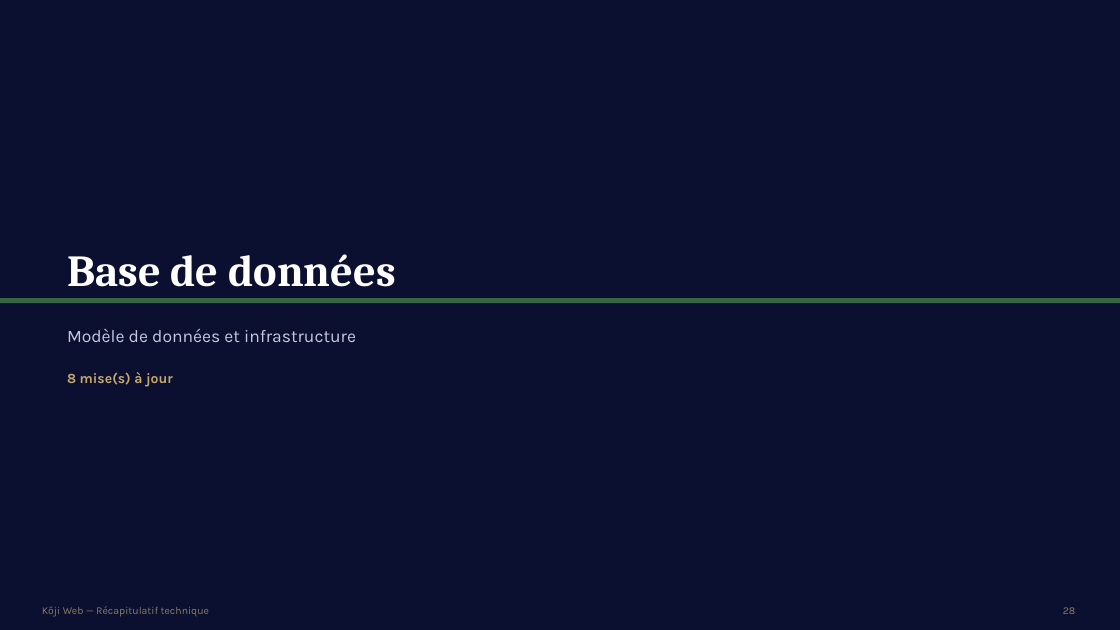
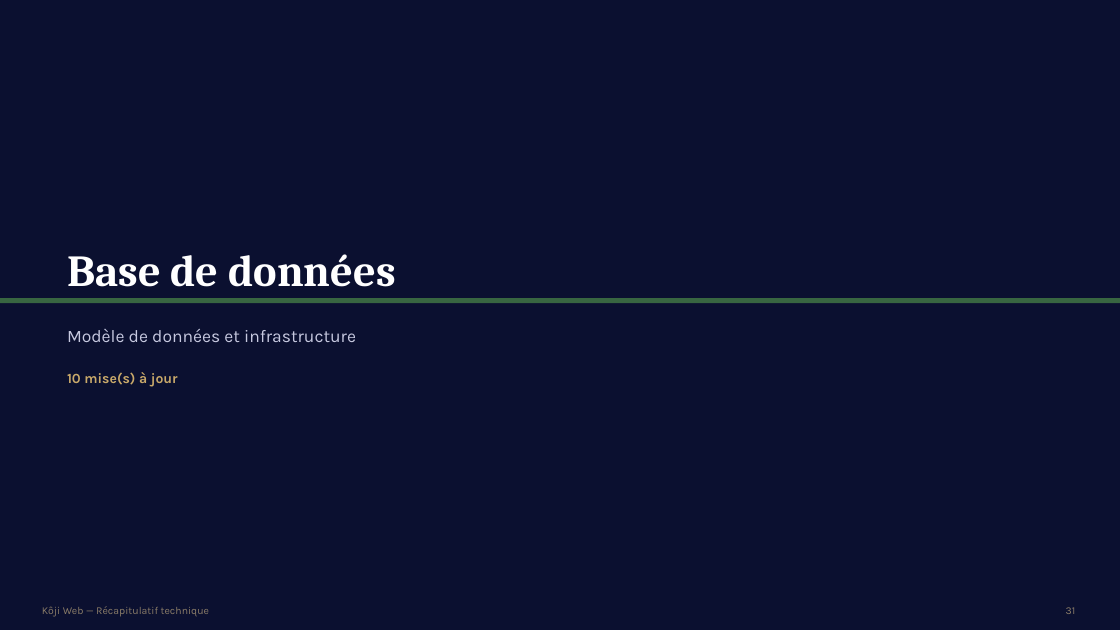
Before and after one commit to bouhouchimira-prog/web-app-Koji, a slide deck: slide 31 of docs/manager-recap/Recap-Koji-Manager.pptx (slide 28 before the commit). Drawn at 1120x630 pixels with LibreOffice and Linux fonts; fonts in the diff are those of the drawing. Boxes give left, top, right and bottom in pixels: in the first picture for what was removed or moved away, otherwise in the second. Text is boxed around its words. In the diff, an @@ line names an element or a change of style, - is before the commit and + after.

```diff
--- a/docs/manager-recap/Recap-Koji-Manager.pptx
+++ b/docs/manager-recap/Recap-Koji-Manager.pptx
@@ text at (67,372,178,387): text changed @@
-8 mise(s) à jour
+10 mise(s) à jour
@@ text at (1066,607,1076,614): text changed @@
-28
+31
```
Also in this commit, not shown: 30 other slides changed, 4 slides added, 7 other files.
